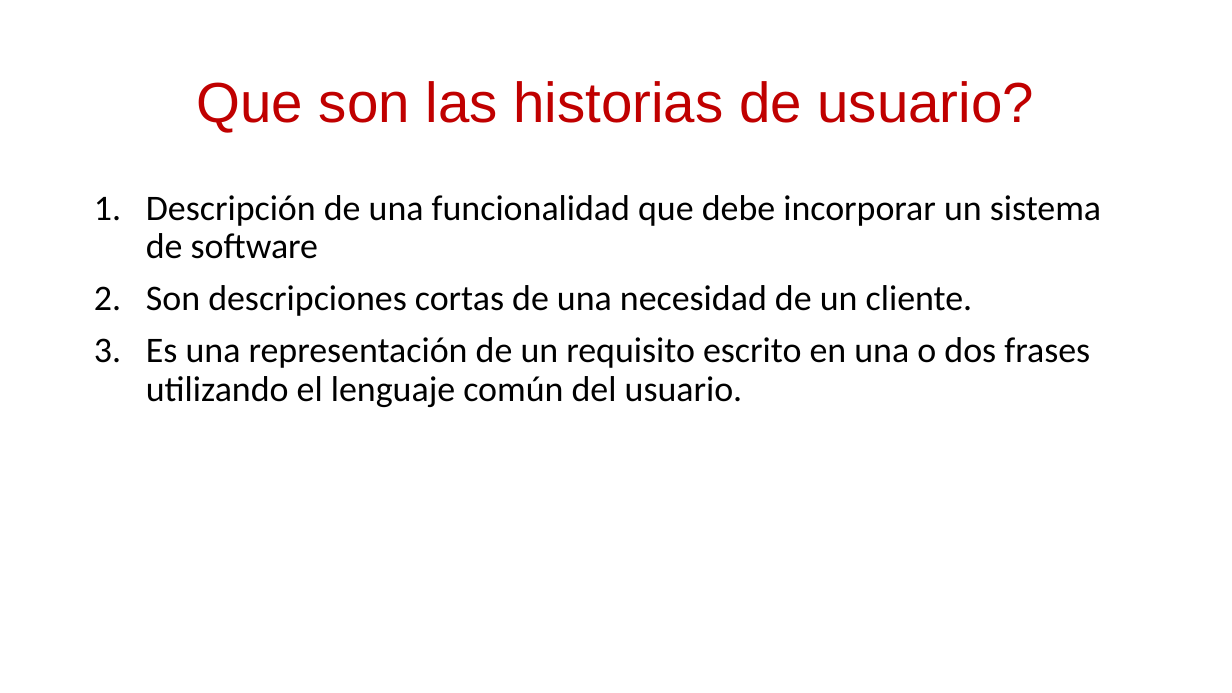
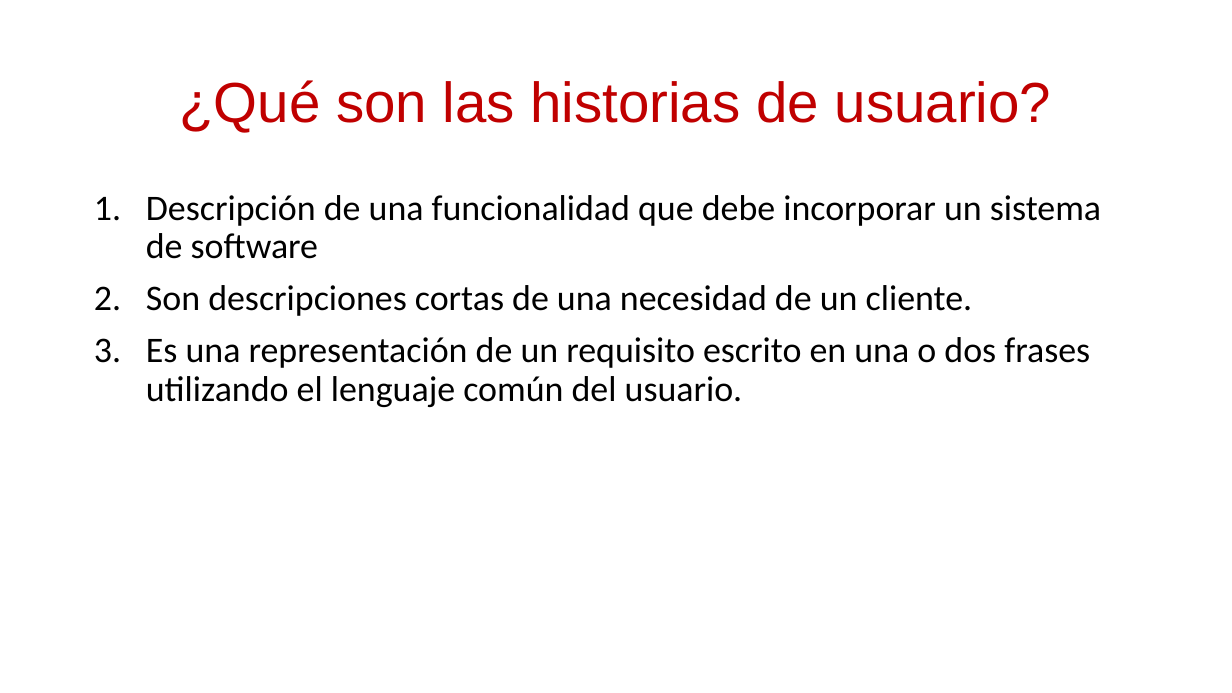
Before and after one commit to daniiel/cursos, a slide deck: slide 35 of Scrum/introduccion a scrum.pptx (slide 37 before the commit). Drawn at 1232x693 pixels with LibreOffice and Linux fonts; fonts in the diff are those of the drawing. Boxes give left, top, right and bottom in pixels: in the first picture for what was removed or moved away, otherwise in the second. Text is boxed around its words. In the diff, an @@ line names an element or a change of style, - is before the commit and + after.

```diff
--- a/Scrum/introduccion a scrum.pptx
+++ b/Scrum/introduccion a scrum.pptx
@@ title at (179, 80, 1052, 132): text changed @@
-Que son las historias de usuario?
+¿Qué son las historias de usuario?
```
Also in this commit, not shown: 16 other slides changed, 2 slides removed, 4 other files.
